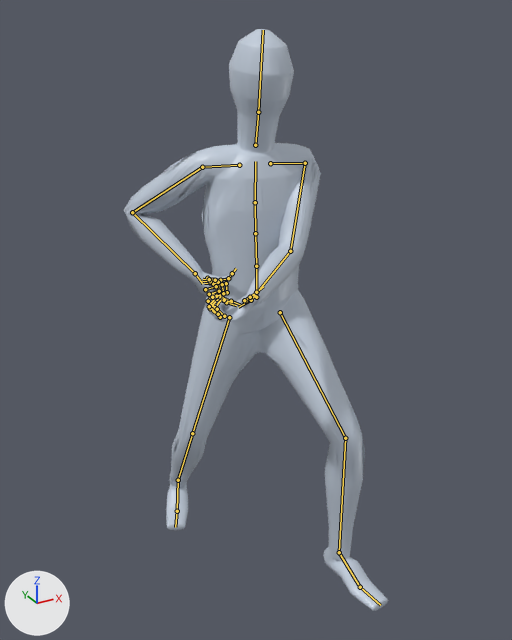
A saved change to the glTF model app/assets/anims/Base/spear_attack_heavy.glb.
Camera for both pictures: a camera (50 mm lens) standing at (-0.984, -1.92, 1.752) and looking at (-0.036, -0.197, 0.89). The lights are fixed; the arrows at lower left show +X, +Y and +Z. The older version comes first. Both versions are drawn at frame 11 of the action 'Animation'; the numbers are the values there. The bones that change, and the others that lie on the model, are drawn over the model as lines.

Names of what the first picture shows: 'Body_human_male'.
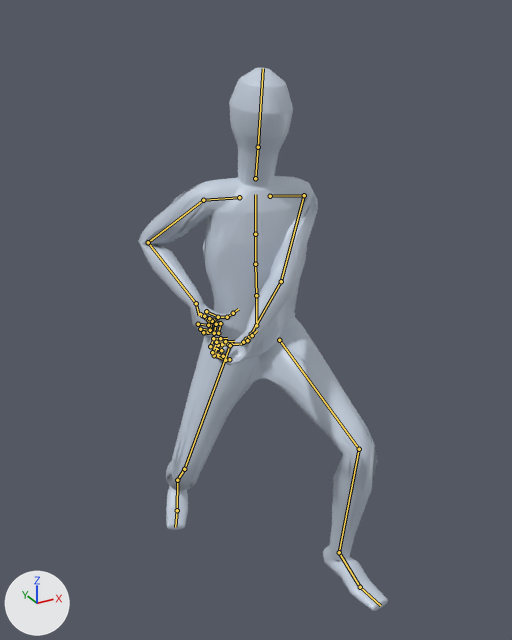
Boxes [x1, y1, x2, y2] around the edits, measured in the pictures (512 x 640 px):
'Body_human_male', posed (7% shorter)
    before: [124, 29, 388, 611]
    after: [138, 68, 388, 611]
bone 'mixamorig:Hips', root to tip
    before: (256, 297) to (256, 266)
    after: (256, 325) to (256, 295)
bone 'mixamorig:LeftArm', root to tip
    before: (305, 163) to (290, 251)
    after: (304, 195) to (281, 281)
bone 'mixamorig:LeftHand', root to tip
    before: (251, 300) to (238, 307)
    after: (251, 334) to (240, 344)
bone 'mixamorig:RightArm', root to tip
    before: (202, 167) to (132, 212)
    after: (203, 200) to (148, 242)
bone 'mixamorig:RightHand', root to tip
    before: (195, 273) to (202, 283)
    after: (196, 303) to (199, 315)
bone 'mixamorig:LeftUpLeg', root to tip
    before: (280, 312) to (345, 438)
    after: (279, 340) to (359, 449)
bone 'mixamorig:LeftLeg', root to tip
    before: (345, 438) to (339, 552)
    after: (359, 449) to (339, 552)
bone 'mixamorig:RightUpLeg', root to tip
    before: (229, 317) to (192, 433)
    after: (230, 345) to (184, 469)
bone 'mixamorig:RightLeg', root to tip
    before: (192, 433) to (178, 480)
    after: (184, 469) to (177, 480)
bone 'mixamorig:RightFoot', root to tip
    before: (178, 480) to (177, 511)
    after: (177, 480) to (177, 510)

What the commit changed:
Bone 'mixamorig:Hips' (bone_mixamorig_hips) moves from (0.0, -0.1, 0.121) to (0.0, -0.196, 0.122).
Bone 'mixamorig:LeftArm' (bone_mixamorig_leftarm) turns from (-73, -43, -47) to (-93, -45, -26) degrees about its own x, y and z.
Bone 'mixamorig:LeftHand' (bone_mixamorig_lefthand) turns from (-78, -55, 80) to (-41, -45, 65) degrees about its own x, y and z.
Bone 'mixamorig:RightArm' (bone_mixamorig_rightarm) turns from (-60, -47, 28) to (-65, -43, 17) degrees about its own x, y and z.
Bone 'mixamorig:RightHand' (bone_mixamorig_righthand) turns from (-44, 34, -59) to (-22, 19, -59) degrees about its own x, y and z.
Bone 'mixamorig:LeftUpLeg' (bone_mixamorig_leftupleg) turns from (48, -20, 1) to (62, -20, 1) degrees about its own x, y and z.
Bone 'mixamorig:LeftLeg' (bone_mixamorig_leftleg) turns from (-46, 0, 0) to (-68, 0, 0) degrees about its own x, y and z.
Bone 'mixamorig:LeftFoot' (bone_mixamorig_leftfoot) turns from (-3, -1, 0) to (5, -1, 0) degrees about its own x, y and z.
Bone 'mixamorig:RightUpLeg' (bone_mixamorig_rightupleg) turns from (-4, 18, -18) to (8, 18, -21) degrees about its own x, y and z.
Bone 'mixamorig:RightLeg' (bone_mixamorig_rightleg) turns from (-29, 0, 0) to (-57, 0, 0) degrees about its own x, y and z.
Bone 'mixamorig:RightFoot' (bone_mixamorig_rightfoot) turns from (29, 2, 19) to (44, -2, 21) degrees about its own x, y and z.
